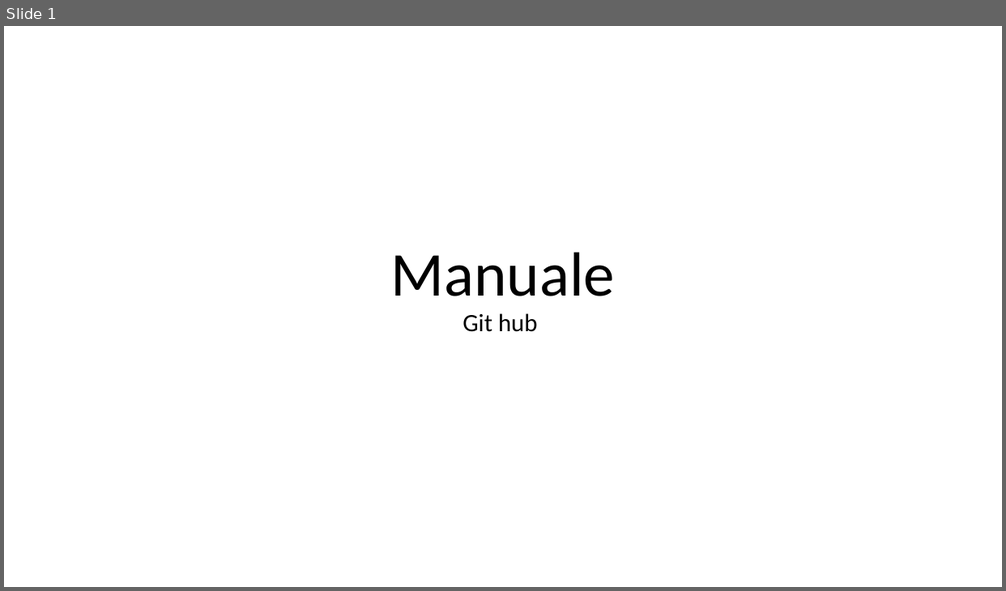
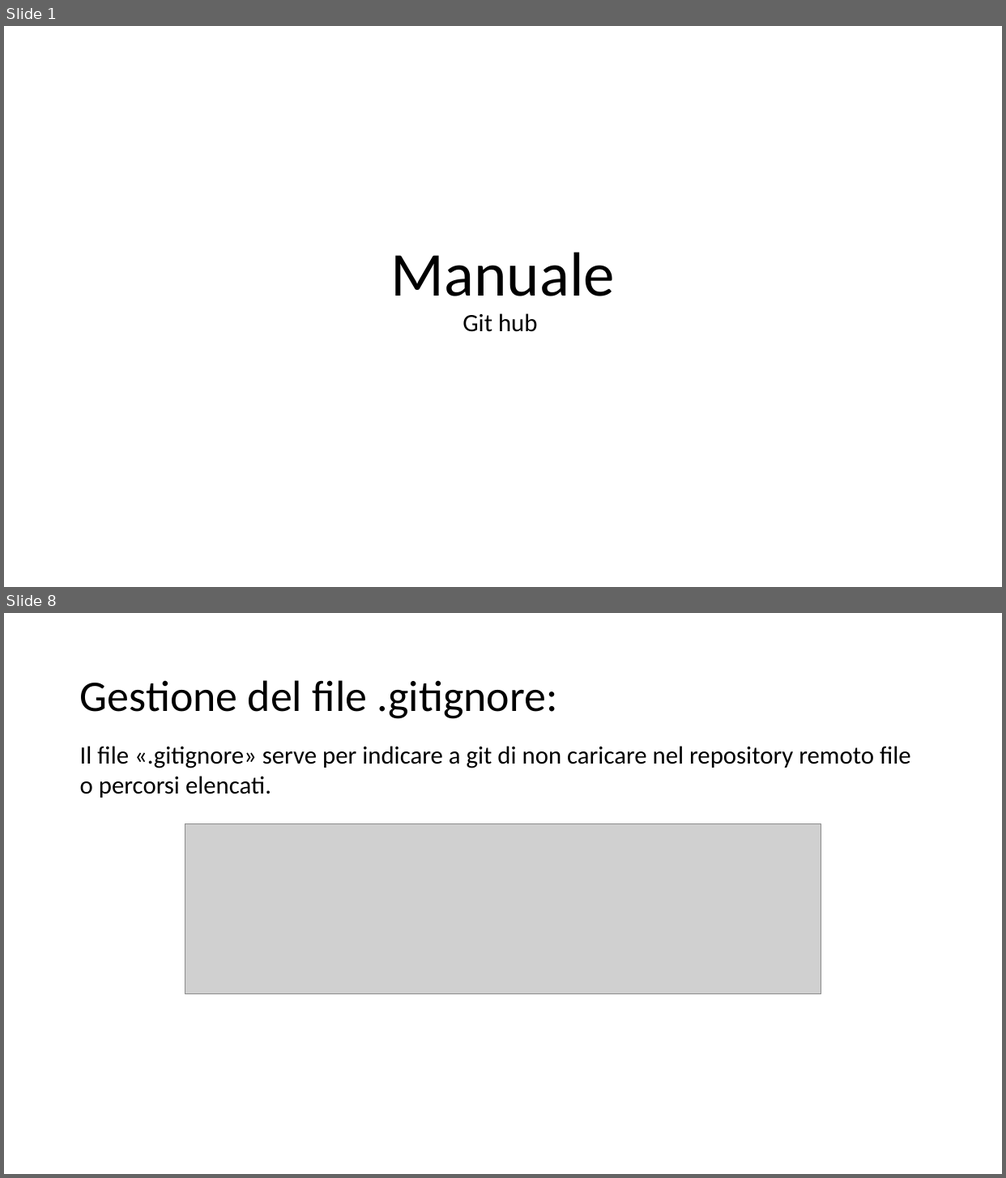
Before and after one commit to camilla-andreatta/Manuale1, a slide deck: Manuale.pptx. Shown one above the other, each under a label of ours: slide 1 before the commit, slides 1 and 8 after it; the slides between them are not shown. The pictures are 1006x591 and 1006x1178 pixels, drawn with LibreOffice and Linux fonts; fonts in the diff are those of the drawing; grey boxes stand for pictures. Boxes give left, top, right and bottom in pixels: in the first picture for what was removed or moved away, otherwise in the second. Text is boxed around its words. In the diff, an @@ line names an element or a change of style, - is before the commit and + after.

```diff
--- a/Manuale.pptx
+++ b/Manuale.pptx
@@ slide 8 added at box(4, 613, 1002, 1174), background #FFFFFF @@
@@ title added at box(80, 680, 557, 719), 42 pt, text #000000 @@
+Gestione del file .gitignore:
@@ text added at box(80, 746, 911, 798), 24 pt, text #000000 @@
+Il file «.gitignore» serve per indicare a git di non caricare nel repository remoto file o percorsi elencati.
@@ picture added at box(185, 824, 821, 994) @@
```
Also in this commit, not shown: 1 slide changed, 6 other slides added, 1 slide removed.
